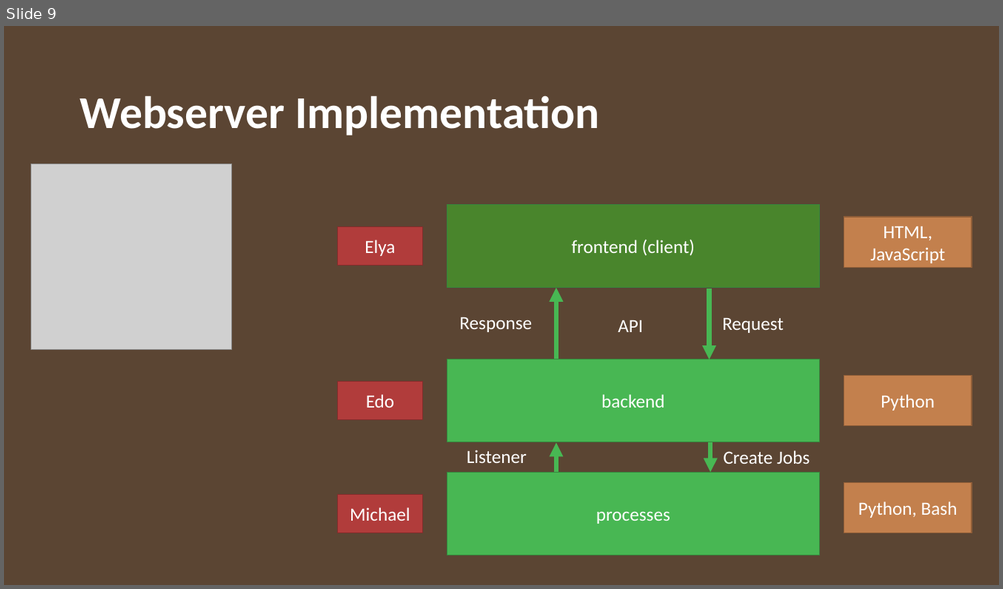
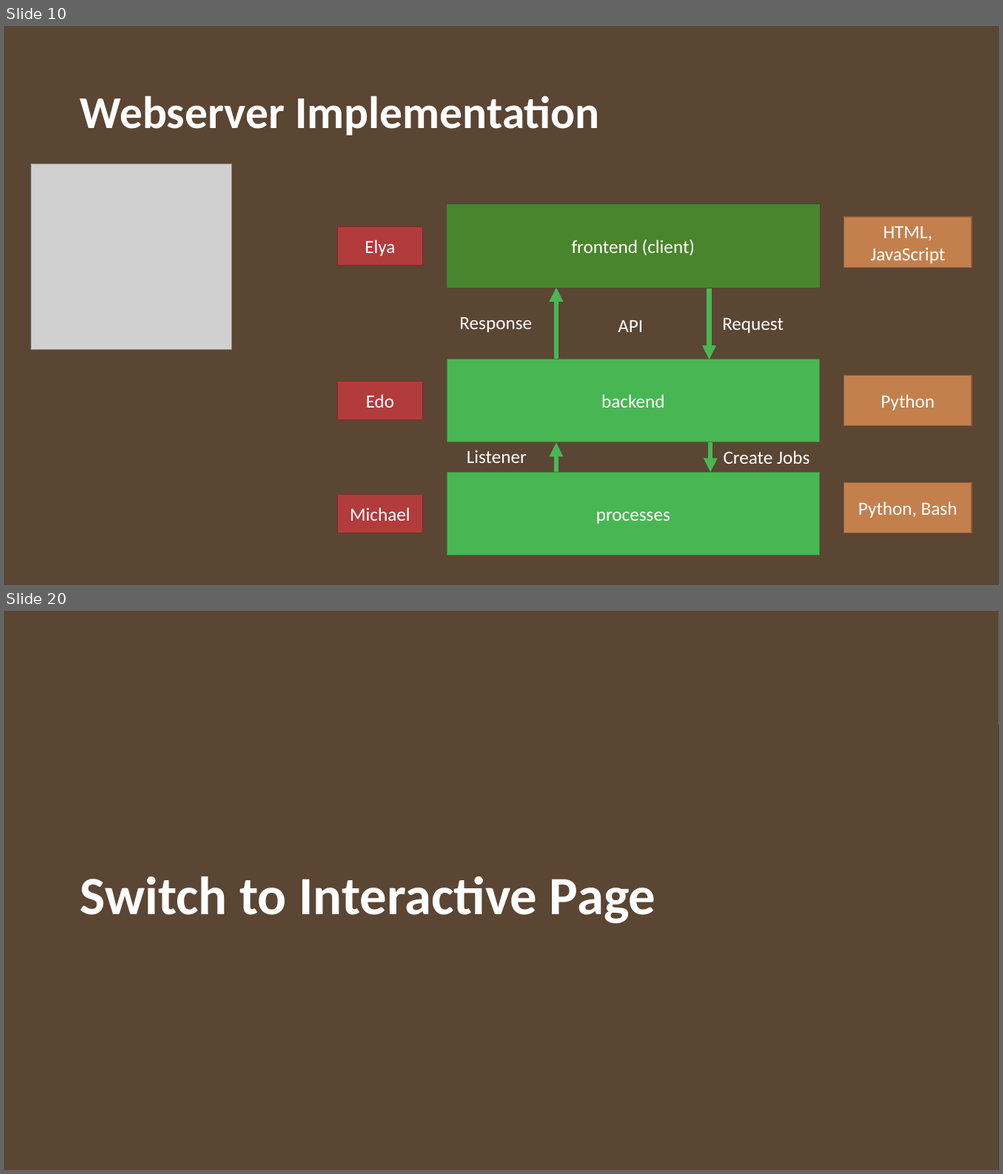
Before and after one commit to JuanParker1/NgsReadClearEngine, a slide deck: design/GenomeFltr_Server_1.pptx. Shown one above the other, each under a label of ours: slide 9 before the commit, slides 10 and 20 after it; the slides between them are not shown. The pictures are 1003x589 and 1003x1174 pixels, drawn with LibreOffice and Linux fonts; fonts in the diff are those of the drawing; grey boxes stand for pictures; background and template pictures are left out; a plain dark background stands for a picture behind light text. Boxes give left, top, right and bottom in pixels: in the first picture for what was removed or moved away, otherwise in the second. Text is boxed around its words. In the diff, an @@ line names an element or a change of style, - is before the commit and + after.

```diff
--- a/design/GenomeFltr_Server_1.pptx
+++ b/design/GenomeFltr_Server_1.pptx
@@ slide 20 added at (4, 611, 999, 1170), background picture (left out) @@
@@ picture added at (4, 611, 999, 724) @@
@@ rectangle added at (4, 611, 999, 1170), fill #5B4533 @@
@@ title added at (79, 877, 655, 924), 52 pt, text #FFFFFF, bold @@
+Switch to Interactive Page
@@ what was slide 9 is now slide 10 @@
```
Also in this commit, not shown: 2 slides changed, 14 other slides added, 1 slide removed, 1 other file.
